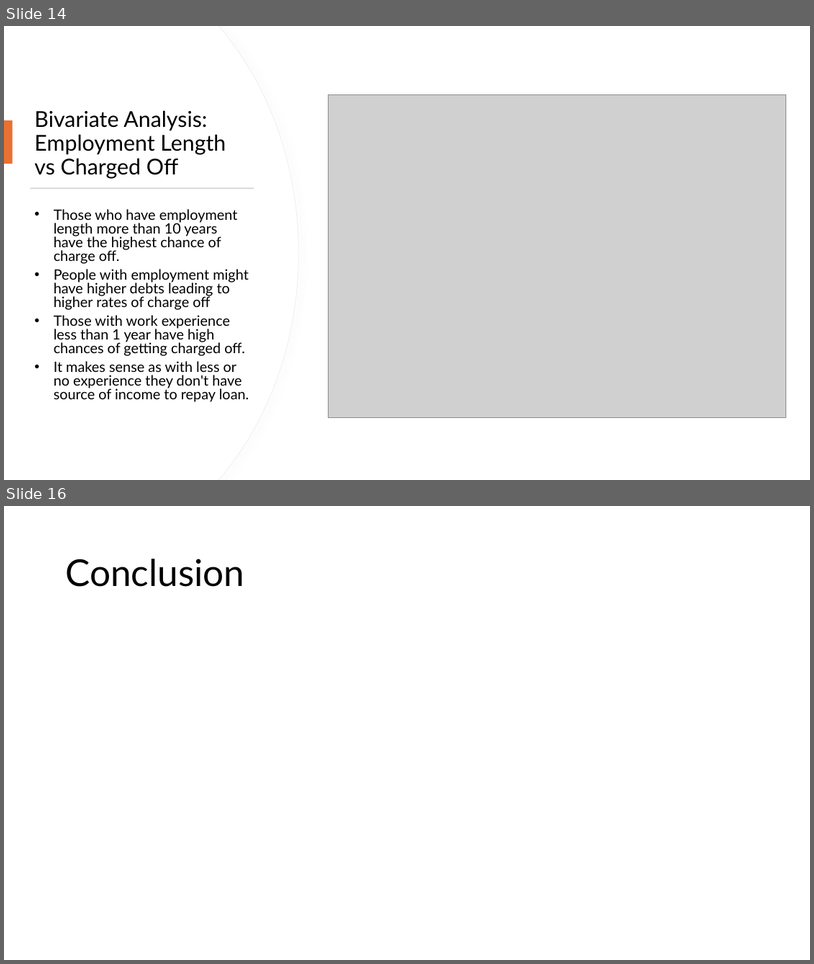
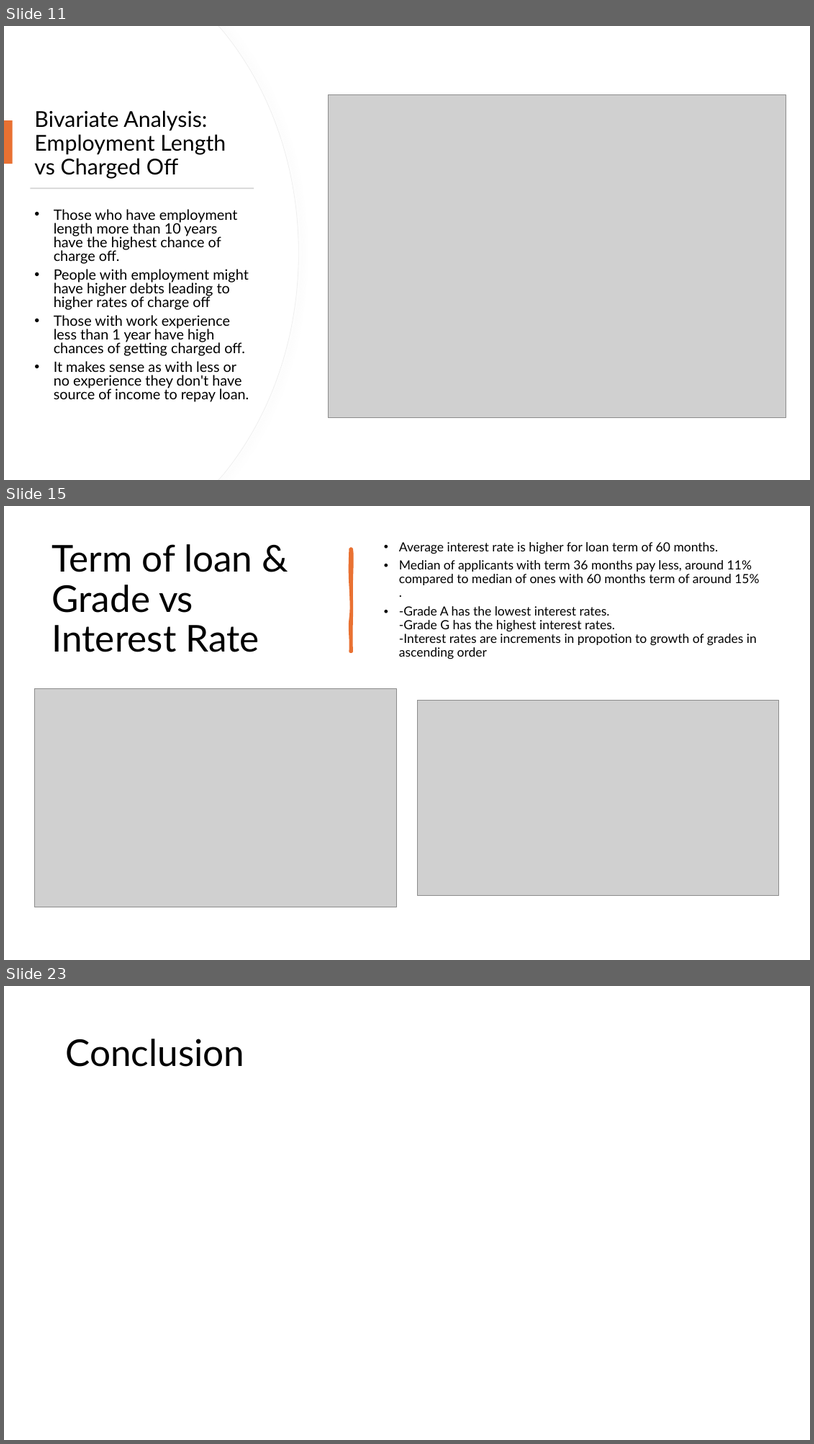
Before and after one commit to chetnapriyadarshini/Lending_Club_Case_Study_EDA, a slide deck: LendingClubCaseStudy_EDA.pptx. Shown one above the other, each under a label of ours: slides 14 and 16 before the commit, slides 11, 15 and 23 after it; the slides between them are not shown. The pictures are 814x964 and 814x1444 pixels, drawn with LibreOffice and Linux fonts; fonts in the diff are those of the drawing; grey boxes stand for pictures. Boxes give left, top, right and bottom in pixels: in the first picture for what was removed or moved away, otherwise in the second. Text is boxed around its words. In the diff, an @@ line names an element or a change of style, - is before the commit and + after.

```diff
--- a/LendingClubCaseStudy_EDA.pptx
+++ b/LendingClubCaseStudy_EDA.pptx
@@ slide 15 added at (x1=4, y1=506, x2=810, y2=960), background #FFFFFF @@
@@ title added at (x1=52, y1=544, x2=260, y2=652), 44 pt, text #000000 @@
+Term of loan & Grade vs Interest Rate
@@ freeform shape added at (x1=350, y1=548, x2=352, y2=651), fill #E97132, outline #E97132 3.25 pt @@
@@ text added at (x1=399, y1=542, x2=759, y2=659), 15 pt, text #000000 @@
+• Average interest rate is higher for loan term of 60 months.
+• Median of applicants with term 36 months pay less, around 11% compared to median of ones with 60 months term of around 15% .
+• -Grade A has the lowest interest rates.
+  -Grade G has the highest interest rates.
+  -Interest rates are increments in propotion to growth of grades in ascending order
@@ picture added at (x1=35, y1=688, x2=396, y2=907) @@
@@ picture added at (x1=418, y1=700, x2=779, y2=896) @@
@@ what was slide 14 is now slide 11 @@
@@ what was slide 16 is now slide 23 @@
```
Also in this commit, not shown: 7 slides changed, 9 other slides added, 3 slides removed.
